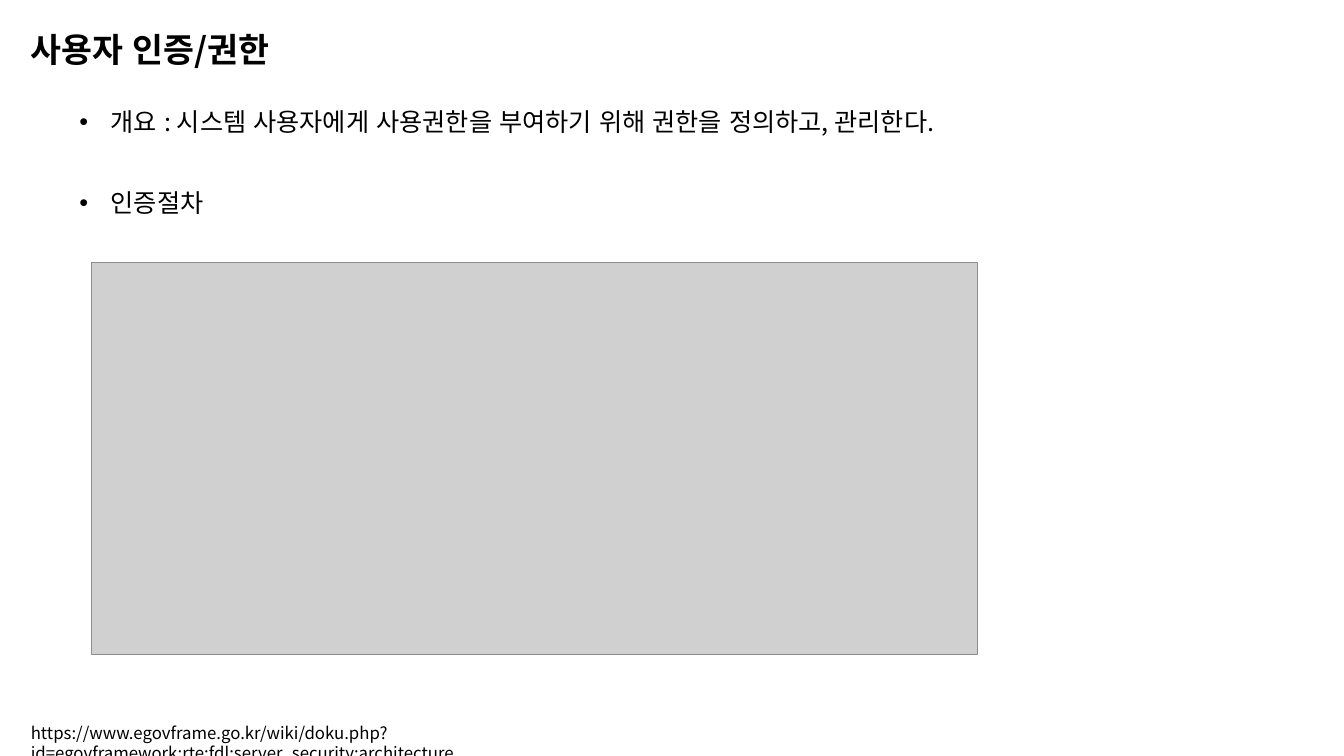
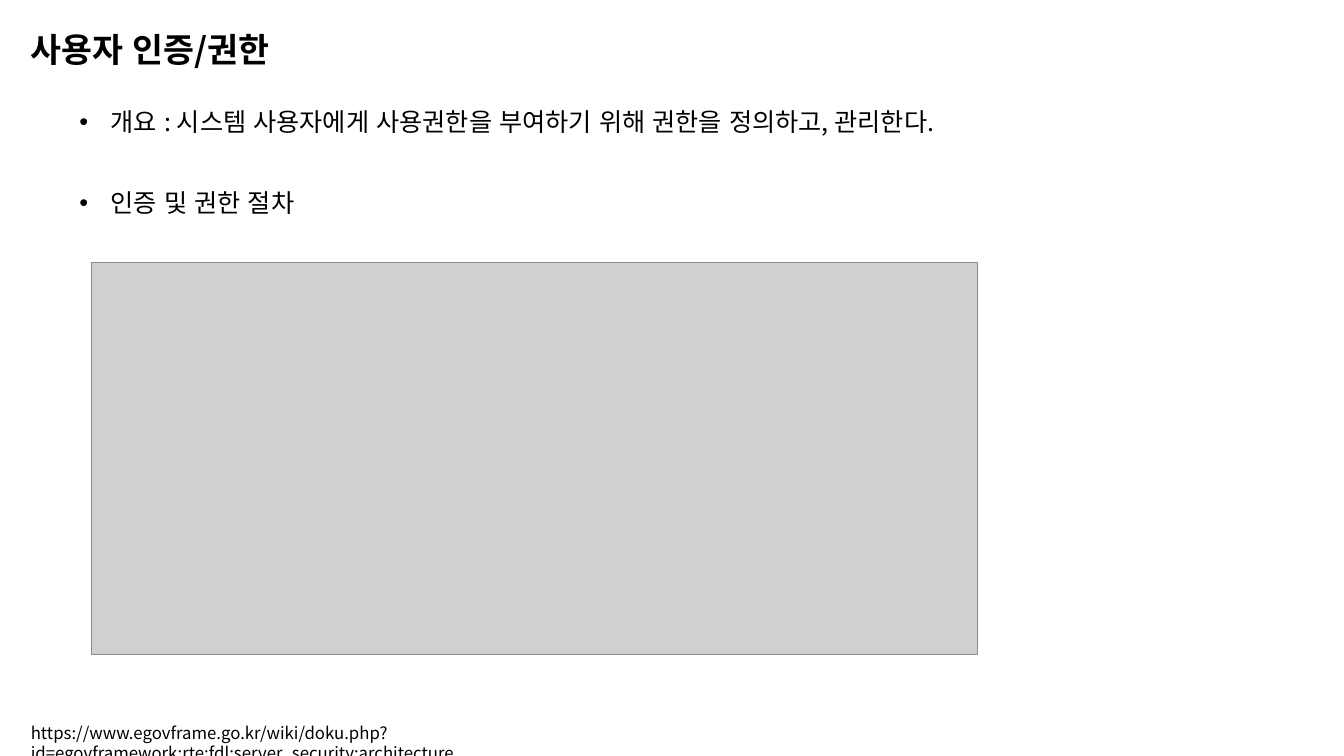
Before and after one commit to ryong890314/laravel-component, a slide deck: slide 2 of doc/Laravel 모듈 개발 - 1차.pptx. Drawn at 1344x756 pixels with LibreOffice and Linux fonts; fonts in the diff are those of the drawing; grey boxes stand for pictures. Boxes give left, top, right and bottom in pixels: in the first picture for what was removed or moved away, otherwise in the second. Text is boxed around its words. In the diff, an @@ line names an element or a change of style, - is before the commit and + after.

```diff
--- a/doc/Laravel 모듈 개발 - 1차.pptx
+++ b/doc/Laravel 모듈 개발 - 1차.pptx
@@ text at [111,191,294,214]: text changed @@
-• 인증절차
+• 인증 및 권한 절차
```
Also in this commit, not shown: 2 other slides changed, 3 slides added, 5 other files.
